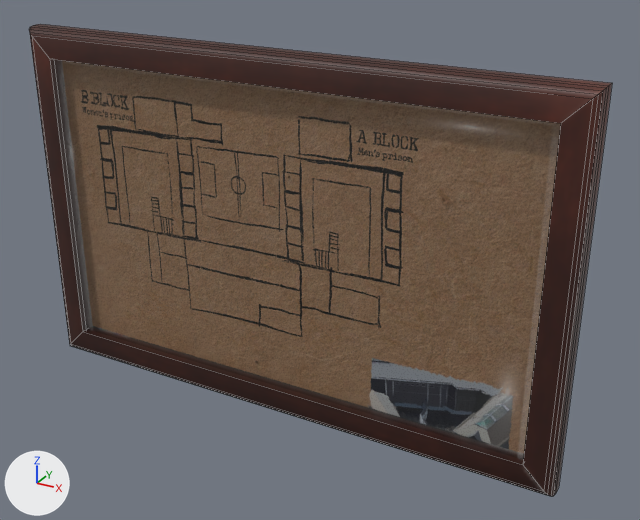
The FBX model Assets/PRISON161/PrisonProps/WardenRoom/GlassBoard.fbx: old version first, new version second.
Before and after are seen from a 50 mm lens placed at (2.43, -3.93, 1.93), pointed at (0.22, 0.09, -0.07). Arrows for +X, +Y and +Z are at lower left; the lights stay in place. Mesh edges are drawn as thin lines. Where no turn or scale is listed for an object, it has been applied to the vertices.

The first picture shows 'GlassBoard'.
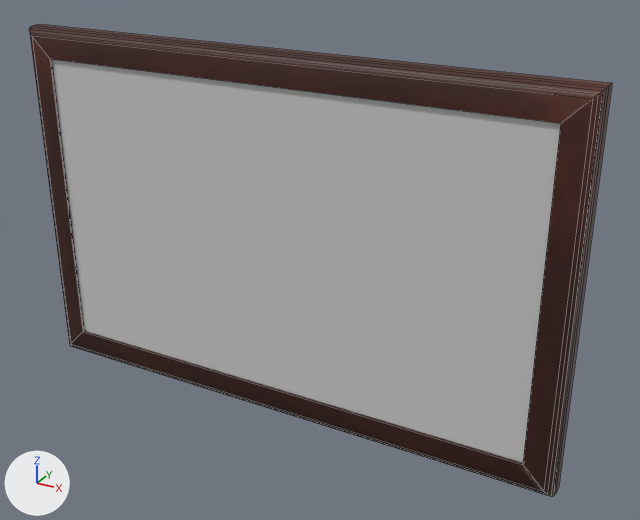
Where the change shows, as pixel boxes (x1, y1, x2, y2) in the pictures (640 x 520 px):
'GlassBoard', surface changed: (48, 56, 564, 466) in both

Diff of the bpy script that builds the scene:
```diff
--- a/Assets/PRISON161/PrisonProps/WardenRoom/GlassBoard.fbx.py
+++ b/Assets/PRISON161/PrisonProps/WardenRoom/GlassBoard.fbx.py
@@ img_untitled_artwork__6__png @@
-img_untitled_artwork__6__png = load_image('Untitled_Artwork (6).png', '../../Textures/Untitled_Artwork (6).png', 1024, 724, 'sRGB')
+img_untitled_artwork__6__png = load_image('Untitled_Artwork (6).png', '../../Textures/Untitled_Artwork (6).png', 1024, 724, 'Non-Color')
@@ mat_map @@
 n0 = _N.new('ShaderNodeBsdfPrincipled'); n0.name = 'Principled BSDF'
 n2.image = img_untitled_artwork__6__png
+n3 = _N.new('ShaderNodeTexImage'); n3.name = 'Image Texture.001'
+n3.image = img_untitled_artwork__6__png
 _L.new(n2.outputs[0], n0.inputs[0])  # 'Color' to 'Base Color'
 _L.new(n0.outputs[0], n1.inputs[0])  # 'BSDF' to 'Surface'
+_L.new(n3.outputs[0], n0.inputs[4])  # 'Color' to 'Alpha'
@@ mat_glass @@
 mat_glass = principled_material('GLASS')
-mat_glass.texture = img_glass2_png
+mat_glass.base_color = (0.604, 0.604, 0.604)  # light grey #cccccc
 mat_glass.roughness = 0.434
-mat_glass.alpha = 0.324
```
